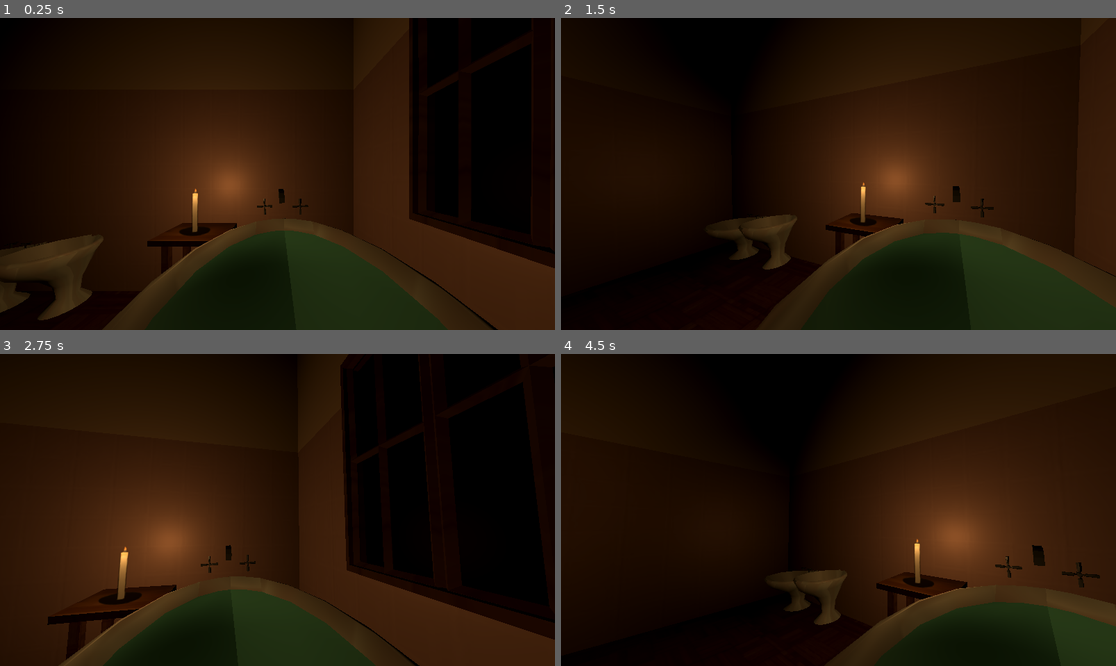
Above: before the commit, frames 1-4 (two rows, left to right).
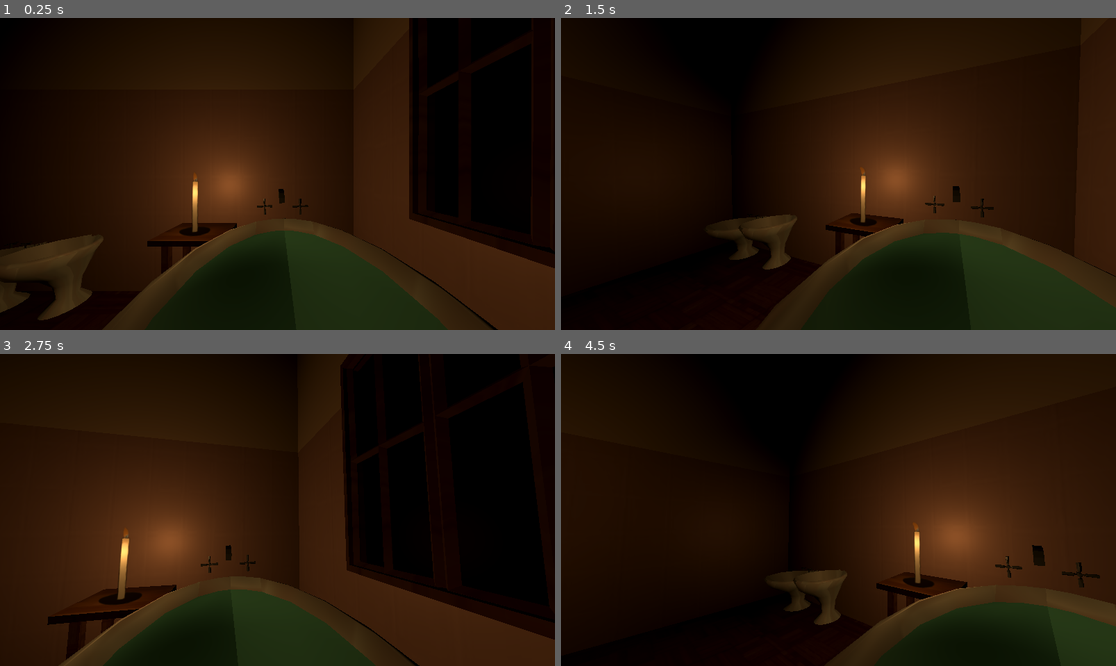
Above: after the commit, the same moments.

Repository: Sebastian-Faetani/TheBubbleBath
Game: Godot game, scene res://Scenes/main_scene.tscn
Same seed, same stepped clock (60 frames per second), same inputs: the game is played once before the commit and once after it.
Inputs (mouse positions are in pixels of both pictures, inside the frame that each line leads up to):
- Up to frame 1 (0.25 s): no input
- Up to frame 2 (1.5 s): tap Enter at 0.5 s; move the mouse to (866, 174) at 0.52 s; tap E (interact) at 0.6, 1.35 s; tap Space at 1.25 s; move the mouse to (810, 174) at 1.27 s
- Up to frame 3 (2.75 s): tap Enter at 2 s; move the mouse to (288, 503) at 2.02 s; tap E (interact) at 2.1 s
- Up to frame 4 (4.5 s): tap Space at 2.75, 4.25 s; move the mouse to (832, 516) at 2.77 s; tap E (interact) at 2.85, 3.6, 4.35 s; tap Enter at 3.5 s; move the mouse to (877, 513) at 3.52 s; move the mouse to (794, 506) at 4.27 s

The runs differ from the first frame. In frame 1, less than 0.1% of the frame differs, in the area x 34-36%, y 49-67%; in frame 2, less than 0.1%; in frame 3, less than 0.1%, in the area x 21-24%, y 56-77%; in frame 4, less than 0.1%.

Commit message:
Moving Candle

Diff:
--- a/Scenes/candle.tscn
+++ b/Scenes/candle.tscn
@@ -1,20 +1,128 @@
-[gd_scene load_steps=8 format=3 uid="uid://bhvlqwo1mbfsk"]
-
-[ext_resource type="Texture2D" uid="uid://coseby6n1l4j6" path="res://Assets/Candle/vela5.png" id="1_bwlt4"]
-[ext_resource type="Texture2D" uid="uid://sm5oa66bnd6d" path="res://Assets/Candle/vela4.png" id="2_i7388"]
-[ext_resource type="Texture2D" uid="uid://bj05qrkly1nx7" path="res://Assets/Candle/vela1.png" id="3_y81qt"]
-[ext_resource type="Texture2D" uid="uid://c8dv8qyg23bad" path="res://Assets/Candle/vela2.png" id="4_wpct7"]
-[ext_resource type="Texture2D" uid="uid://cpuabh6q5xy6" path="res://Assets/Candle/vela3.png" id="5_qsabq"]
-
-[sub_resource type="AtlasTexture" id="AtlasTexture_02pgf"]
-atlas = ExtResource("3_y81qt")
-region = Rect2(0, 0, 1024, 1024)
+[gd_scene load_steps=32 format=3 uid="uid://bhvlqwo1mbfsk"]
+
+[ext_resource type="Texture2D" uid="uid://n5kimp4lpfmf" path="res://Assets/Candle/Vela5Spritesheet.png" id="1_cq173"]
+[ext_resource type="Texture2D" uid="uid://d2q7nogck3dpn" path="res://Assets/Candle/Vela4Spritesheet.png" id="2_8s26k"]
+[ext_resource type="Texture2D" uid="uid://47kqml0cjgqx" path="res://Assets/Candle/Vela1Spritesheet.png" id="3_4q4bl"]
+[ext_resource type="Texture2D" uid="uid://dhlypgopoqray" path="res://Assets/Candle/Vela2spritesheet.png" id="4_i4sq4"]
+[ext_resource type="Texture2D" uid="uid://cvx6vxu8oxg0v" path="res://Assets/Candle/Vela3Spritesheet.png" id="5_cndbd"]
+
+[sub_resource type="AtlasTexture" id="AtlasTexture_of3qc"]
+atlas = ExtResource("1_cq173")
+region = Rect2(0, 0, 1026, 1026)
+
+[sub_resource type="AtlasTexture" id="AtlasTexture_a6ek4"]
+atlas = ExtResource("1_cq173")
+region = Rect2(1026, 0, 1026, 1026)
+
+[sub_resource type="AtlasTexture" id="AtlasTexture_5swjt"]
+atlas = ExtResource("1_cq173")
+region = Rect2(2052, 0, 1026, 1026)
+
+[sub_resource type="AtlasTexture" id="AtlasTexture_s1ekr"]
+atlas = ExtResource("1_cq173")
+region = Rect2(3078, 0, 1026, 1026)
+
+[sub_resource type="AtlasTexture" id="AtlasTexture_pv1f0"]
+atlas = ExtResource("1_cq173")
+region = Rect2(4104, 0, 1026, 1026)
+
+[sub_resource type="AtlasTexture" id="AtlasTexture_bstdd"]
+atlas = ExtResource("2_8s26k")
+region = Rect2(0, 0, 1026, 1026)
+
+[sub_resource type="AtlasTexture" id="AtlasTexture_8jnm6"]
+atlas = ExtResource("2_8s26k")
+region = Rect2(1026, 0, 1026, 1026)
+
+[sub_resource type="AtlasTexture" id="AtlasTexture_8w58g"]
+atlas = ExtResource("2_8s26k")
+region = Rect2(2052, 0, 1026, 1026)
+
+[sub_resource type="AtlasTexture" id="AtlasTexture_lx385"]
+atlas = ExtResource("2_8s26k")
+region = Rect2(3078, 0, 1026, 1026)
+
+[sub_resource type="AtlasTexture" id="AtlasTexture_slldu"]
+atlas = ExtResource("2_8s26k")
+region = Rect2(4104, 0, 1026, 1026)
+
+[sub_resource type="AtlasTexture" id="AtlasTexture_c6r75"]
+atlas = ExtResource("3_4q4bl")
+region = Rect2(0, 0, 1026, 1026)
+
+[sub_resource type="AtlasTexture" id="AtlasTexture_h3lnm"]
+atlas = ExtResource("3_4q4bl")
+region = Rect2(1026, 0, 1026, 1026)
+
+[sub_resource type="AtlasTexture" id="AtlasTexture_npsj1"]
+atlas = ExtResource("3_4q4bl")
+region = Rect2(2052, 0, 1026, 1026)
+
+[sub_resource type="AtlasTexture" id="AtlasTexture_siagn"]
+atlas = ExtResource("3_4q4bl")
+region = Rect2(3078, 0, 1026, 1026)
+
+[sub_resource type="AtlasTexture" id="AtlasTexture_283sx"]
+atlas = ExtResource("3_4q4bl")
+region = Rect2(4104, 0, 1026, 1026)
+
+[sub_resource type="AtlasTexture" id="AtlasTexture_wfuxn"]
+atlas = ExtResource("4_i4sq4")
+region = Rect2(0, 0, 1026, 1026)
+
+[sub_resource type="AtlasTexture" id="AtlasTexture_cqnpv"]
+atlas = ExtResource("4_i4sq4")
+region = Rect2(1026, 0, 1026, 1026)
+
+[sub_resource type="AtlasTexture" id="AtlasTexture_wevcc"]
+atlas = ExtResource("4_i4sq4")
+region = Rect2(2052, 0, 1026, 1026)
+
+[sub_resource type="AtlasTexture" id="AtlasTexture_ry6vj"]
+atlas = ExtResource("4_i4sq4")
+region = Rect2(3078, 0, 1026, 1026)
+
+[sub_resource type="AtlasTexture" id="AtlasTexture_thnmt"]
+atlas = ExtResource("4_i4sq4")
+region = Rect2(4104, 0, 1026, 1026)
+
+[sub_resource type="AtlasTexture" id="AtlasTexture_8swui"]
+atlas = ExtResource("5_cndbd")
+region = Rect2(0, 0, 1026, 1026)
+
+[sub_resource type="AtlasTexture" id="AtlasTexture_854h7"]
+atlas = ExtResource("5_cndbd")
+region = Rect2(1026, 0, 1026, 1026)
+
+[sub_resource type="AtlasTexture" id="AtlasTexture_qfyu2"]
+atlas = ExtResource("5_cndbd")
+region = Rect2(2052, 0, 1026, 1026)
+
+[sub_resource type="AtlasTexture" id="AtlasTexture_tldaj"]
+atlas = ExtResource("5_cndbd")
+region = Rect2(3078, 0, 1026, 1026)
+
+[sub_resource type="AtlasTexture" id="AtlasTexture_qlqdx"]
+atlas = ExtResource("5_cndbd")
+region = Rect2(4104, 0, 1026, 1026)
 
 [sub_resource type="SpriteFrames" id="SpriteFrames_bcuto"]
 animations = [{
 "frames": [{
 "duration": 1.0,
-"texture": ExtResource("1_bwlt4")
+"texture": SubResource("AtlasTexture_of3qc")
+}, {
+"duration": 1.0,
+"texture": SubResource("AtlasTexture_a6ek4")
+}, {
+"duration": 1.0,
+"texture": SubResource("AtlasTexture_5swjt")
+}, {
+"duration": 1.0,
+"texture": SubResource("AtlasTexture_s1ekr")
+}, {
+"duration": 1.0,
+"texture": SubResource("AtlasTexture_pv1f0")
 }],
 "loop": true,
 "name": &"Fifth",
@@ -22,7 +130,19 @@
 }, {
 "frames": [{
 "duration": 1.0,
-"texture": ExtResource("2_i7388")
+"texture": SubResource("AtlasTexture_bstdd")
+}, {
+"duration": 1.0,
+"texture": SubResource("AtlasTexture_8jnm6")
+}, {
+"duration": 1.0,
+"texture": SubResource("AtlasTexture_8w58g")
+}, {
+"duration": 1.0,
+"texture": SubResource("AtlasTexture_lx385")
+}, {
+"duration": 1.0,
+"texture": SubResource("AtlasTexture_slldu")
 }],
 "loop": true,
 "name": &"Fourth",
@@ -30,7 +150,19 @@
 }, {
 "frames": [{
 "duration": 1.0,
-"texture": SubResource("AtlasTexture_02pgf")
+"texture": SubResource("AtlasTexture_c6r75")
+}, {
+"duration": 1.0,
+"texture": SubResource("AtlasTexture_h3lnm")
+}, {
+"duration": 1.0,
+"texture": SubResource("AtlasTexture_npsj1")
+}, {
+"duration": 1.0,
+"texture": SubResource("AtlasTexture_siagn")
+}, {
+"duration": 1.0,
+"texture": SubResource("AtlasTexture_283sx")
 }],
 "loop": true,
 "name": &"Full First",
@@ -38,7 +170,19 @@
 }, {
 "frames": [{
 "duration": 1.0,
-"texture": ExtResource("4_wpct7")
+"texture": SubResource("AtlasTexture_wfuxn")
+}, {
+"duration": 1.0,
+"texture": SubResource("AtlasTexture_cqnpv")
+}, {
+"duration": 1.0,
+"texture": SubResource("AtlasTexture_wevcc")
+}, {
+"duration": 1.0,
+"texture": SubResource("AtlasTexture_ry6vj")
+}, {
+"duration": 1.0,
+"texture": SubResource("AtlasTexture_thnmt")
 }],
 "loop": true,
 "name": &"Second",
@@ -46,7 +190,19 @@
 }, {
 "frames": [{
 "duration": 1.0,
-"texture": ExtResource("5_qsabq")
+"texture": SubResource("AtlasTexture_8swui")
+}, {
+"duration": 1.0,
+"texture": SubResource("AtlasTexture_854h7")
+}, {
+"duration": 1.0,
+"texture": SubResource("AtlasTexture_qfyu2")
+}, {
+"duration": 1.0,
+"texture": SubResource("AtlasTexture_tldaj")
+}, {
+"duration": 1.0,
+"texture": SubResource("AtlasTexture_qlqdx")
 }],
 "loop": true,
 "name": &"Third",
@@ -60,7 +216,8 @@
 transform = Transform3D(1, 0, 0, 0, 1, 0, 0, 0, 1, 0, 2.98796, 0)
 shaded = true
 sprite_frames = SubResource("SpriteFrames_bcuto")
-animation = &"Third"
+animation = &"Full First"
+autoplay = "Full First"
 
 [node name="OmniLight3D" type="OmniLight3D" parent="."]
 transform = Transform3D(2, 0, 0, 0, 2, 0, 0, 0, 2, 0, 5, 0.896962)
--- a/Scenes/main_scene.tscn
+++ b/Scenes/main_scene.tscn
@@ -6,8 +6,8 @@
 [ext_resource type="Texture2D" uid="uid://cmdffpmbp0dpq" path="res://Assets/banoterminado_wooden-parquet-floor.jpg" id="3_pxyob"]
 [ext_resource type="Texture2D" uid="uid://dvi3hlfs8kgio" path="res://Assets/banoterminado_pared.png" id="4_x1y8k"]
 [ext_resource type="Texture2D" uid="uid://cc1y8nsj0kqae" path="res://Assets/banoterminado_ventana.png" id="5_xckda"]
-[ext_resource type="Texture2D" uid="uid://b2um1wrw6i03c" path="res://Assets/banoterminado_pink-tiled-background.jpg" id="6_kyb28"]
-[ext_resource type="PackedScene" path="res://Scenes/candle.tscn" id="7_4fae6"]
+[ext_resource type="PackedScene" uid="uid://bhvlqwo1mbfsk" path="res://Scenes/candle.tscn" id="7_4fae6"]
+[ext_resource type="Texture2D" uid="uid://cxqgbvsaf7iue" path="res://Assets/pink-tiled-background.jpg" id="7_towyh"]
 
 [sub_resource type="Environment" id="Environment_nkv5v"]
 background_mode = 1
@@ -182,7 +182,7 @@
 states/windowClosed/node = SubResource("AnimationNodeAnimation_3xflv")
 states/windowClosed/position = Vector2(343, 77)
 transitions = ["Start", "windowClosed", SubResource("AnimationNodeStateMachineTransition_jmqvp"), "windowClosed", "Wind …(583 unchanged characters)…
-graph_offset = Vector2(-98, 36.8771)
+graph_offset = Vector2(-96, -52.1229)
 
 [sub_resource type="StandardMaterial3D" id="StandardMaterial3D_21nay"]
 resource_name = "agua"
@@ -252,6 +252,9 @@
 blend_shape_mode = 0
 shadow_mesh = SubResource("ArrayMesh_m83hu")
 
+[sub_resource type="BoxShape3D" id="BoxShape3D_acqlu"]
+size = Vector3(4.79929, 0.370117, 3.18216)
+
 [sub_resource type="StandardMaterial3D" id="StandardMaterial3D_1c1lv"]
 albedo_texture = ExtResource("3_pxyob")
 
@@ -734,7 +737,7 @@
 [sub_resource type="StandardMaterial3D" id="StandardMaterial3D_lhtm1"]
 resource_name = "azulejoPared"
 cull_mode = 2
-albedo_texture = ExtResource("6_kyb28")
+albedo_texture = ExtResource("7_towyh")
 metallic = 0.253968
 roughness = 0.5
 
@@ -864,10 +867,18 @@
 [node name="Bathroom" type="Node3D" parent="."]
 transform = Transform3D(0.5, 0, 0, 0, 0.5, 0, 0, 0, 0.5, 0, 0, 0)
 
-[node name="banera" type="MeshInstance3D" parent="Bathroom"]
+[node name="banera" type="MeshInstance3D" parent="Bathroom" groups=["Bath"]]
 transform = Transform3D(1, 0, 0, 0, 1, 0, 0, 0, 1, -3.79189, 2.65795, -4.8275)
 mesh = SubResource("ArrayMesh_uedg1")
 skeleton = NodePath("")
+
+[node name="StaticBody3D" type="StaticBody3D" parent="Bathroom/banera" groups=["Bath"]]
+collision_layer = 2
+collision_mask = 2
+
+[node name="CollisionShape3D" type="CollisionShape3D" parent="Bathroom/banera/StaticBody3D"]
+transform = Transform3D(1, 0, 0, 0, 1, 0, 0, 0, 1, -0.542343, -0.117676, -0.00947571)
+shape = SubResource("BoxShape3D_acqlu")
 
 [node name="huecoventana" type="MeshInstance3D" parent="Bathroom"]
 transform = Transform3D(1, 0, 0, 0, 1, 0, 0, 0, 1, -2.78975, 5.73317, -7.29664)
@@ -954,6 +965,7 @@
 transform = Transform3D(1, 0, 0, 0, 1, 0, 0, 0, 1, 0.499723, 0.588336, -2.30342)
 light_color = Color(0.466667, 0.337255, 0.168627, 1)
 light_energy = 0.677
+light_specular = 0.0
 
 [node name="OmniLight3D2" type="OmniLight3D" parent="."]
 transform = Transform3D(1, 0, 0, 0, 1, 0, 0, 0, 1, 0.62155, 2.54587, 0.895755)
--- a/Scripts/GameManager.gd
+++ b/Scripts/GameManager.gd
@@ -4,10 +4,13 @@
 var WindowOpened : bool
 var WindowOpening : bool
 var WindowClosing : bool
-
+var DoorOpening : bool
+var DoorOpen : bool
 
 func _ready() -> void:
 	BoggartOn = false
 	WindowOpened = false
 	WindowOpening = false
 	WindowClosing = false
+	DoorOpening = false
+	DoorOpen = false
--- a/project.godot
+++ b/project.godot
@@ -35,6 +35,7 @@
 
 window=""
 corridor=""
+Bath=""
 
 [input]
 
Binary file added: Assets/Candle/Vela1Spritesheet.png
Not shown, added: Assets/Candle/Vela1Spritesheet.png.import
Binary file added: Assets/Candle/Vela2spritesheet.png
Not shown, changed: Assets/Candle/Vela2spritesheet.png.import
Binary file added: Assets/Candle/Vela3Spritesheet.png
Not shown, added: Assets/Candle/Vela3Spritesheet.png.import
Binary file added: Assets/Candle/Vela4Spritesheet.png
Not shown, added: Assets/Candle/Vela4Spritesheet.png.import
Binary file added: Assets/Candle/Vela5Spritesheet.png
Not shown, added: Assets/Candle/Vela5Spritesheet.png.import
Binary file removed: Assets/banoterminado_pink-tiled-background.jpg
Binary file added: Assets/pink-tiled-background.jpg
(and 2 more such lines)
